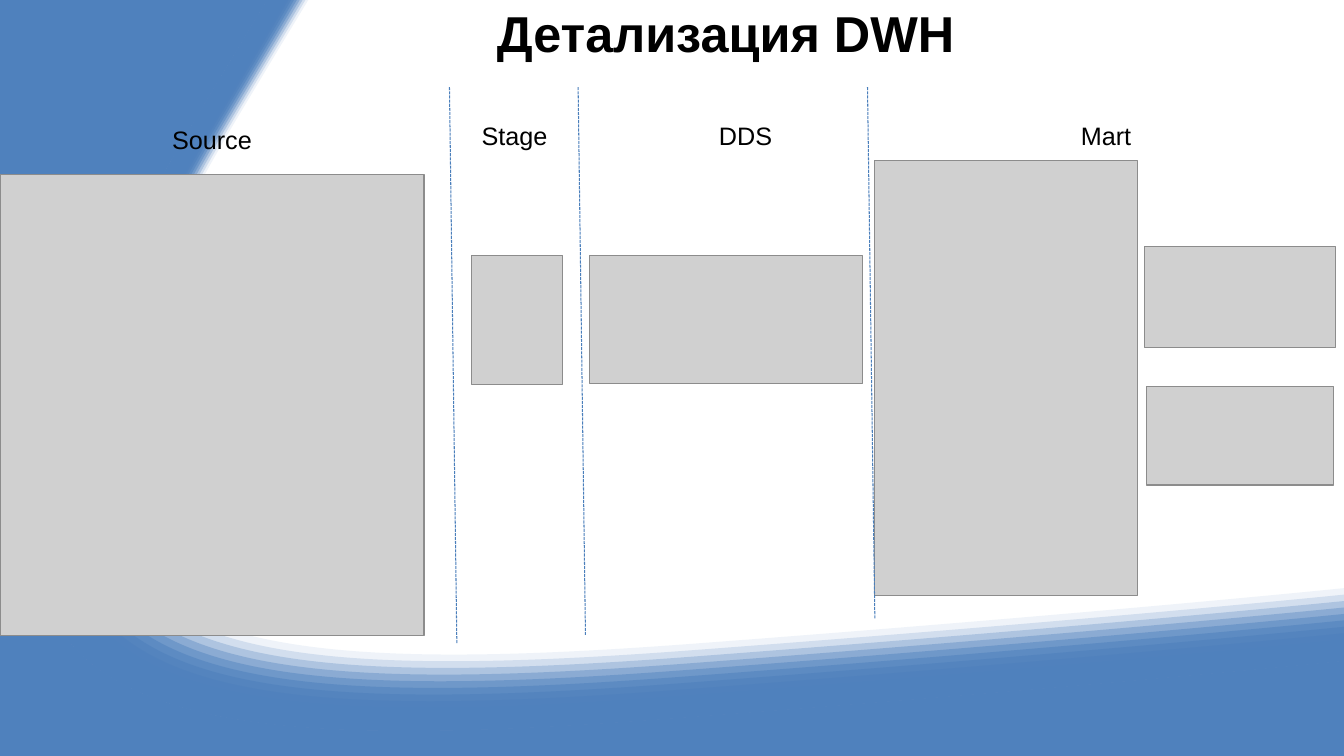
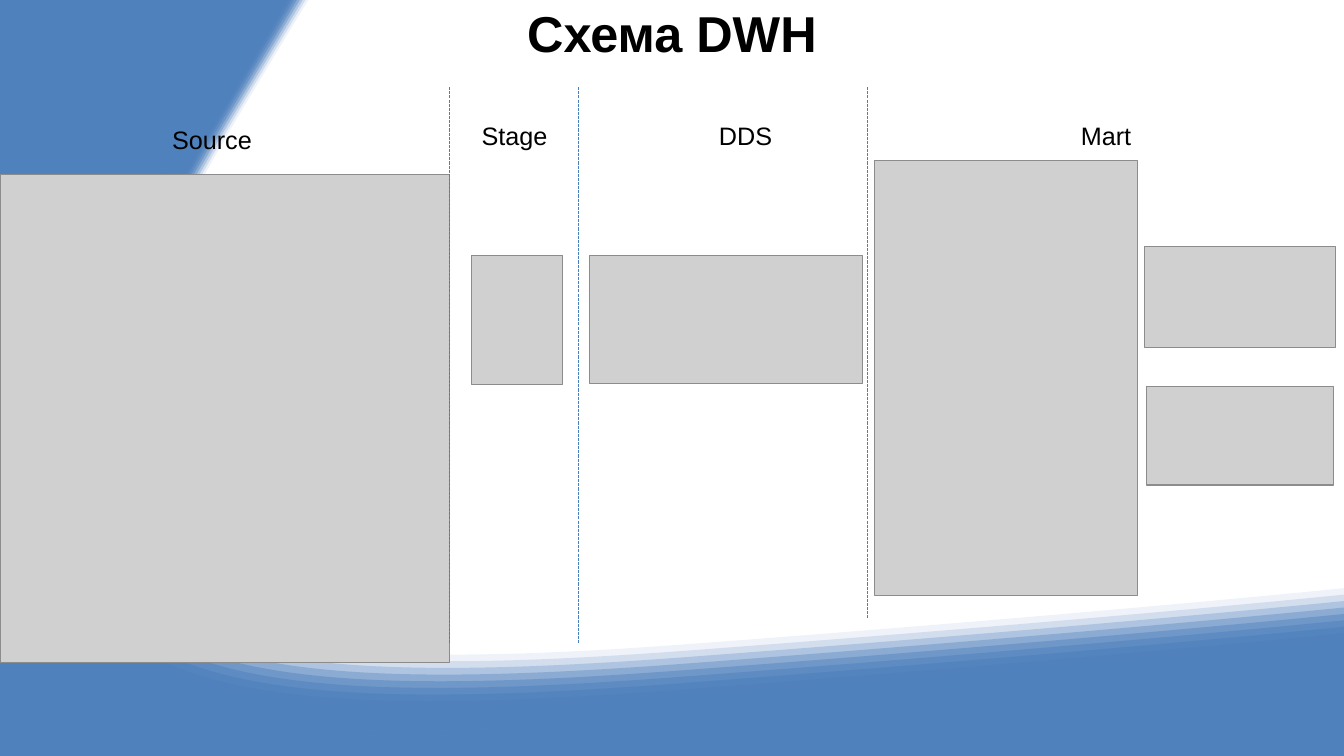
Before and after one commit to RUS02/PetProjJRG, a slide deck: slide 7 of DOC/DE_Yandex_2023-2024.pptx (slide 4 before the commit). Drawn at 1344x756 pixels with LibreOffice and Linux fonts; fonts in the diff are those of the drawing; grey boxes stand for pictures. Boxes give left, top, right and bottom in pixels: in the first picture for what was removed or moved away, otherwise in the second. Text is boxed around its words. In the diff, an @@ line names an element or a change of style, - is before the commit and + after.

```diff
--- a/DOC/DE_Yandex_2023-2024.pptx
+++ b/DOC/DE_Yandex_2023-2024.pptx
@@ title at (527,16,816,53): text changed @@
-Детализация DWH
+Схема DWH
@@ line moved from (450, 87) - (457, 644) to (450, 87) - (450, 644) @@
@@ line moved from (579, 87) - (586, 635) to (579, 87) - (579, 644) @@
@@ line moved from (868, 87) - (875, 619) to (868, 87) - (868, 619) @@
@@ picture: place and size @@
-picture at (0,174,424,635)
+picture at (0,174,450,663)
```
Also in this commit, not shown: 2 other slides changed, 5 slides added, 1 slide removed, 19 other files.
